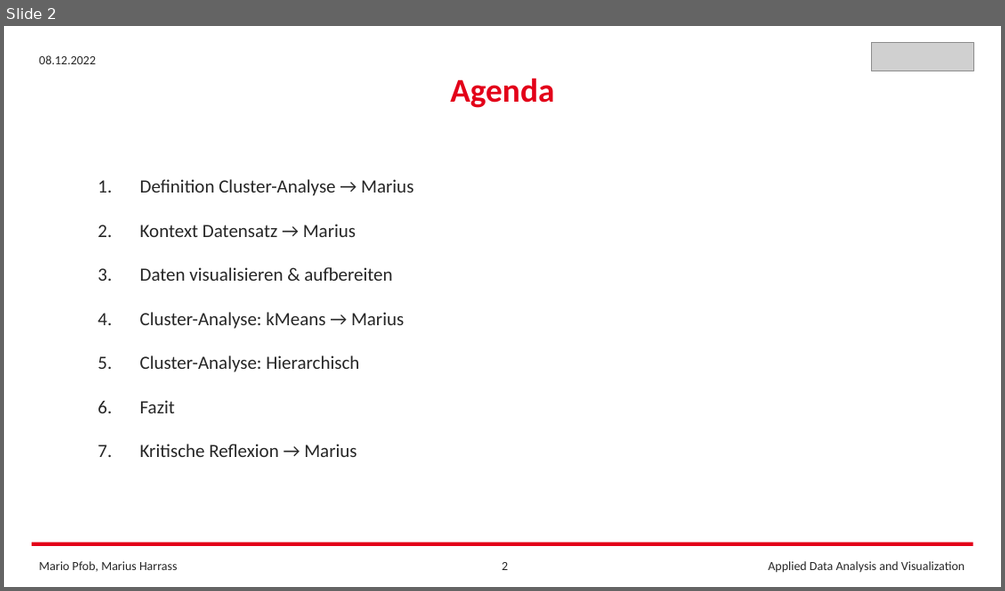
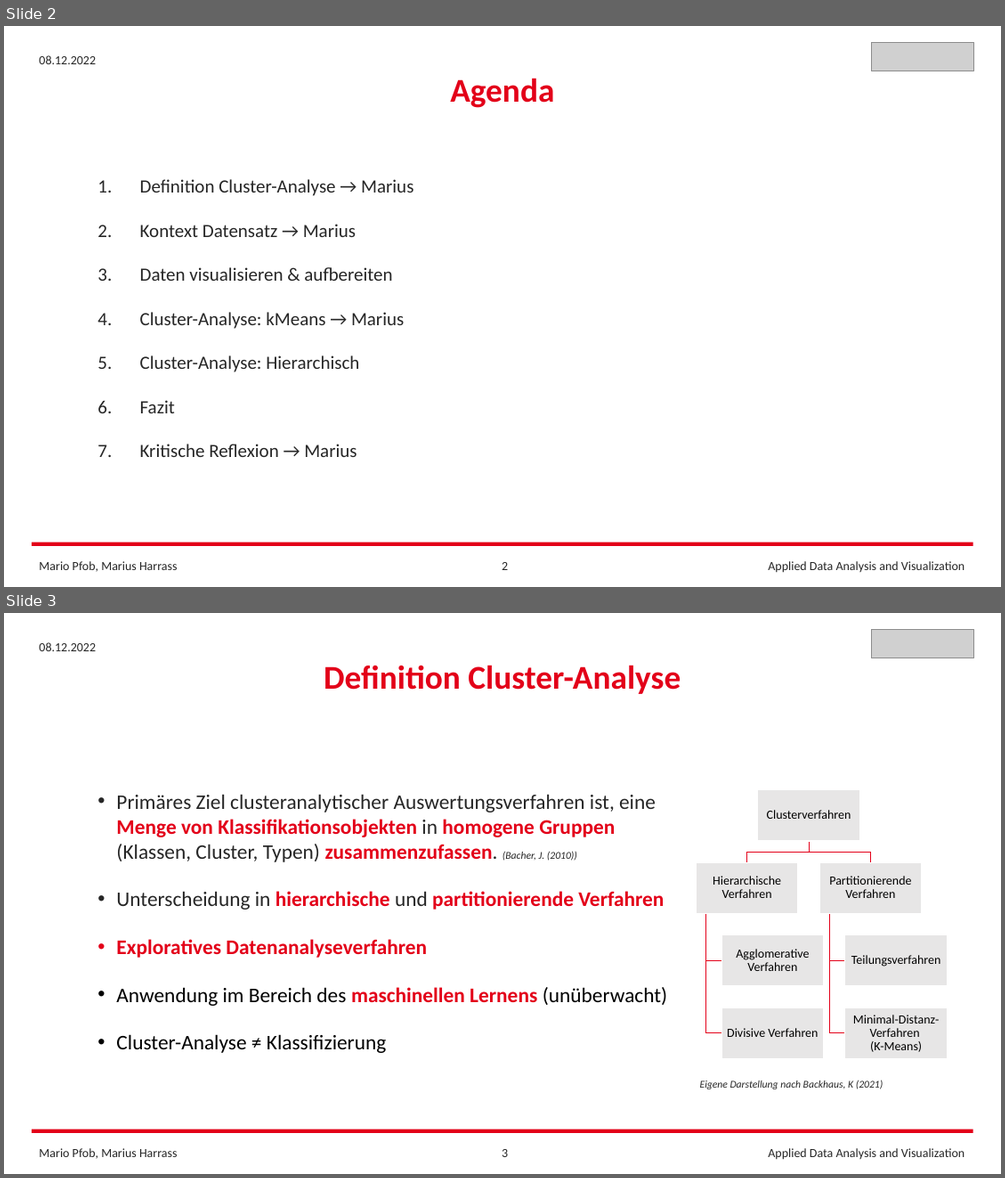
Before and after one commit to FrankCastlepancakes/ClusteringScikitLearn, a slide deck: Clustering_Scikit_Learn.pptx. Shown one above the other, each under a label of ours: slide 2 before the commit, slides 2 and 3 after it. The pictures are 1005x591 and 1005x1178 pixels, drawn with LibreOffice and Linux fonts; fonts in the diff are those of the drawing; grey boxes stand for pictures. Boxes give left, top, right and bottom in pixels: in the first picture for what was removed or moved away, otherwise in the second. Text is boxed around its words. In the diff, an @@ line names an element or a change of style, - is before the commit and + after.

```diff
--- a/Clustering_Scikit_Learn.pptx
+++ b/Clustering_Scikit_Learn.pptx
@@ slide 3 added at box(4, 613, 1001, 1174), background #FFFFFF @@
@@ picture added at box(872, 629, 974, 657) @@
@@ text added at box(39, 642, 96, 651), 12 pt, text #262626 @@
+08.12.2022
@@ text added at box(324, 665, 680, 694), 32 pt, text #E30019, bold @@
+Definition Cluster-Analyse
@@ text added at box(116, 794, 667, 1053), 20 pt, text #E30019 @@
+• Primäres Ziel clusteranalytischer Auswertungsverfahren ist, eine Menge von Klassifikationsobjekten in homogene Gruppen (Klassen, Cluster, Typen) zusammenzufassen. (Bacher, J. (2010))
+• Unterscheidung in hierarchische und partitionierende Verfahren
+• Exploratives Datenanalyseverfahren
+• Anwendung im Bereich des maschinellen Lernens (unüberwacht)
+• Cluster-Analyse ≠ Klassifizierung
@@ group added at box(696, 790, 947, 1058): 7 rectangles, 7 texts, 6 freeform shapes @@
+Clusterverfahren
+Hierarchische Verfahren
+Agglomerative Verfahren
+Divisive Verfahren
+Partitionierende Verfahren
+Teilungsverfahren
+Minimal-Distanz-Verfahren
+(K-Means)
@@ text added at box(700, 1079, 883, 1089), 10 pt, text #262626, italic @@
+Eigene Darstellung nach Backhaus, K (2021)
@@ rectangle added at box(32, 1129, 973, 1133), fill #E30019 @@
@@ text added at box(39, 1148, 177, 1159), 12 pt, text #262626 @@
+Mario Pfob, Marius Harrass
@@ page number added at box(502, 1149, 508, 1157), 12 pt, text #262626 @@
+3
@@ text added at box(768, 1148, 964, 1159), 12 pt, text #262626 @@
+Applied Data Analysis and Visualization
```
Also in this commit, not shown: 2 slides changed, 6 other slides added, 2 slides removed, 3 other files.
